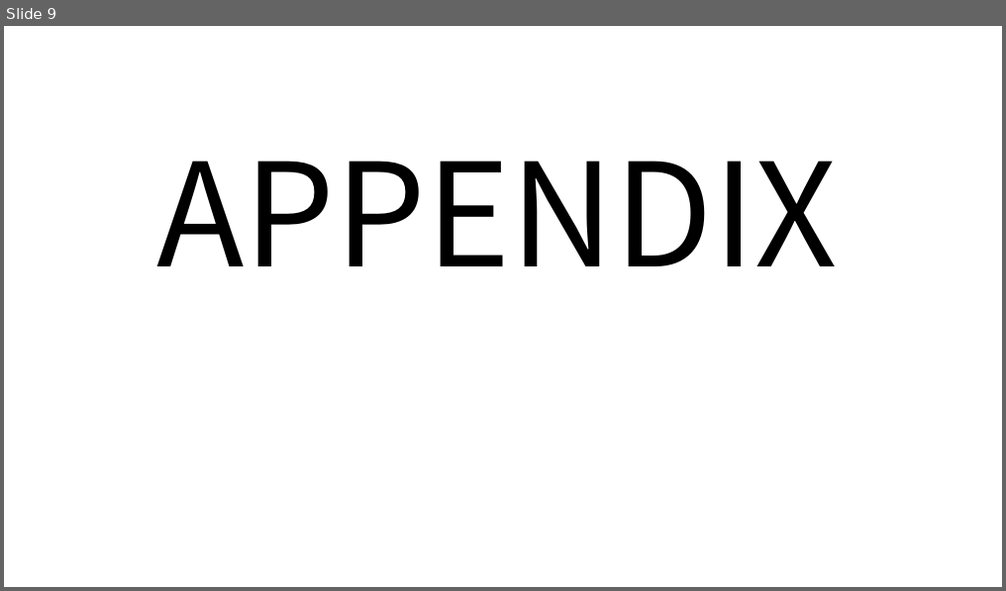
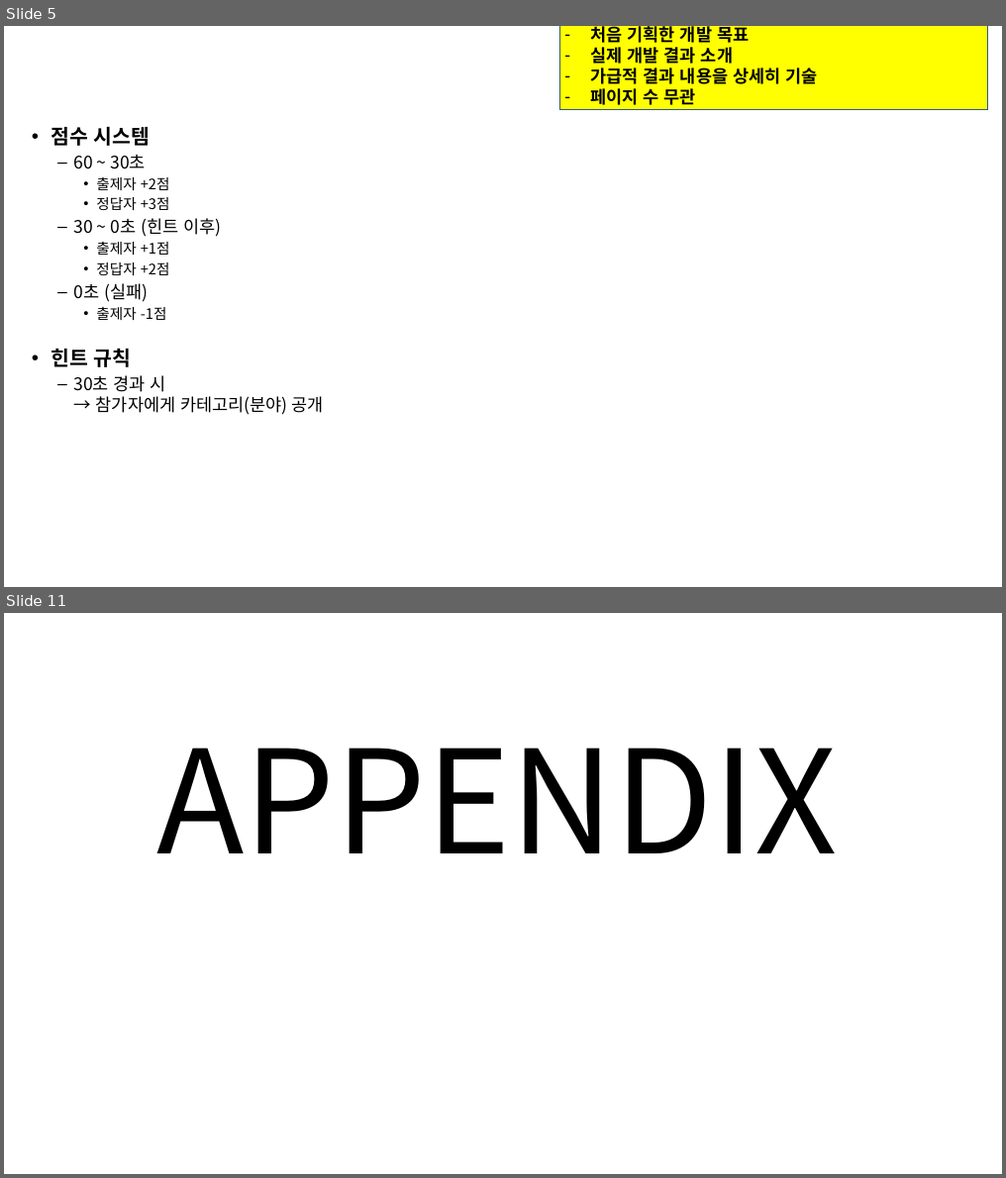
Before and after one commit to jewon1230-wq/For_transfer_files_jw, a slide deck: LG_부트캠프_12기_C반_프로젝트일정_및_최종제출결과물_3팀/LG_부트캠프_12기_C반_최종결과물(3팀)/결과보고서/4.LG_부트캠프_12기_C반_결과보고서(3팀)_v1.pptx. Shown one above the other, each under a label of ours: slide 9 before the commit, slides 5 and 11 after it; the slides between them are not shown. The pictures are 1006x591 and 1006x1178 pixels, drawn with LibreOffice and Linux fonts; fonts in the diff are those of the drawing; background and template pictures are left out. Boxes give left, top, right and bottom in pixels: in the first picture for what was removed or moved away, otherwise in the second. Text is boxed around its words. In the diff, an @@ line names an element or a change of style, - is before the commit and + after.

```diff
--- a/LG_부트캠프_12기_C반_프로젝트일정_및_최종제출결과물_3팀/LG_부트캠프_12기_C반_최종결과물(3팀)/결과보고서/4.LG_부트캠프_12기_C반_결과보고서(3팀)_v1.pptx
+++ b/LG_부트캠프_12기_C반_프로젝트일정_및_최종제출결과물_3팀/LG_부트캠프_12기_C반_최종결과물(3팀)/결과보고서/4.LG_부트캠프_12기_C반_결과보고서(3팀)_v1.pptx
@@ slide 5 added at [4,26,1002,587], background picture (left out) @@
@@ text added at [18,40,825,92], 54 pt, text #FFFFFF, bold @@
+2. 점수 & 핵심 규칙
@@ rectangle added at [559,26,988,110], fill #FFFF00, outline #325491 1 pt, 24 pt, text #000000, bold @@
+– 처음 기획한 개발 목표
+– 실제 개발 결과 소개
+– 가급적 결과 내용을 상세히 기술
+– 페이지 수 무관
@@ text added at [51,127,324,415], 24 pt, text #000000 @@
+• 점수 시스템
+  – 60 ~ 30초
+    • 출제자 +2점
+    • 정답자 +3점
+  – 30 ~ 0초 (힌트 이후)
+    • 출제자 +1점
+    • 정답자 +2점
+  – 0초 (실패)
+    • 출제자 -1점
+• 힌트 규칙
+  – 30초 경과 시
+    → 참가자에게 카테고리(분야) 공개
@@ what was slide 9 is now slide 11 @@
```
Also in this commit, not shown: 7 slides changed, 1 other slide added.
